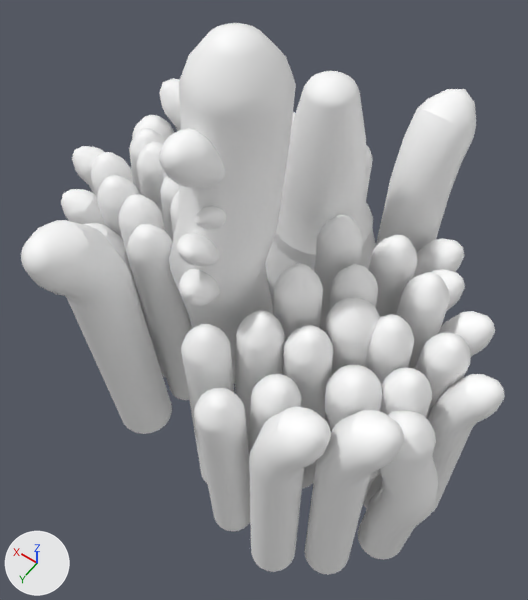
An edit to the FBX model Assets/Models/Nature/Foliage/Corals LODS/Corals_6.fbx, drawn before and after from the same camera.
Before and after are seen from a 50 mm camera at (-0.283, 0.285, 0.591) aimed at (-0.087, 0.011, 0.16). Arrows for +X, +Y and +Z are at lower left; the lights stay in place. Objects named as collision shapes, trigger or cutter boxes, shadow casters or lower levels of detail are left out. Where no turn or scale is listed for an object, it has been applied to the vertices.

The first picture shows 'Corals_6_LOD0'.
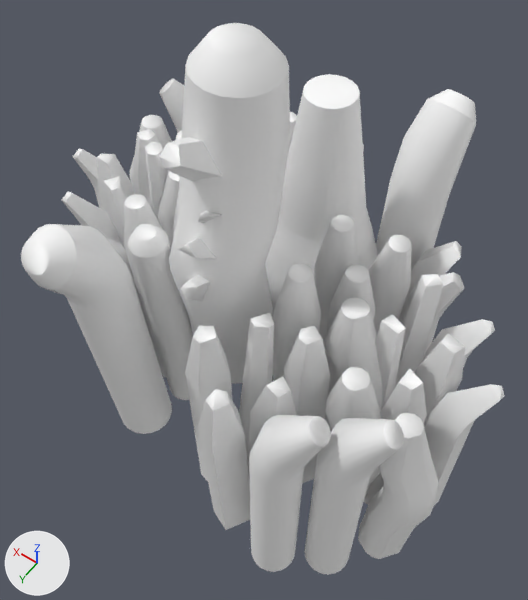
Where the newer file only moved an object's origin or applied its transform, the numbers keep the older frame.

What differs and where, as boxes [x1, y1, x2, y2] in the pictures (528 x 600 px):
```json
{"part": 1, "of": "me_mesh", "change": "deleted", "before": [21, 61, 505, 559]}
{"part": 2, "of": "me_mesh", "change": "deleted", "before": [205, 23, 266, 59]}
```

Edits to the scene script, one JSON object a line:
```json
{"block": "me_mesh", "where": "# used by ob_corals_6_lod0; location = (-0.0719, -0.0172, 0.0169)"}
{"op": "remove", "block": "me_mesh", "code": "me_mesh.from_pydata(...)  # 6234 vertices, 6180 faces; spans x -0.197..0.207, y -0.152..0.153, z -0.017..0.357"}
{"op": "add", "block": "me_mesh", "code": "me_mesh.from_pydata(...)  # 2255 vertices, 2147 faces; spans x -0.196..0.206, y -0.152..0.153, z -0.017..0.35"}
{"block": "me_mesh", "change": "me_mesh part 1: 3978 vertices removed from x -0.197..0.207, y -0.148..0.15, z -0.017..0.323"}
{"block": "me_mesh", "change": "me_mesh part 2: 1 vertex removed from x 0.005, y 0.025, z 0.357"}
```
